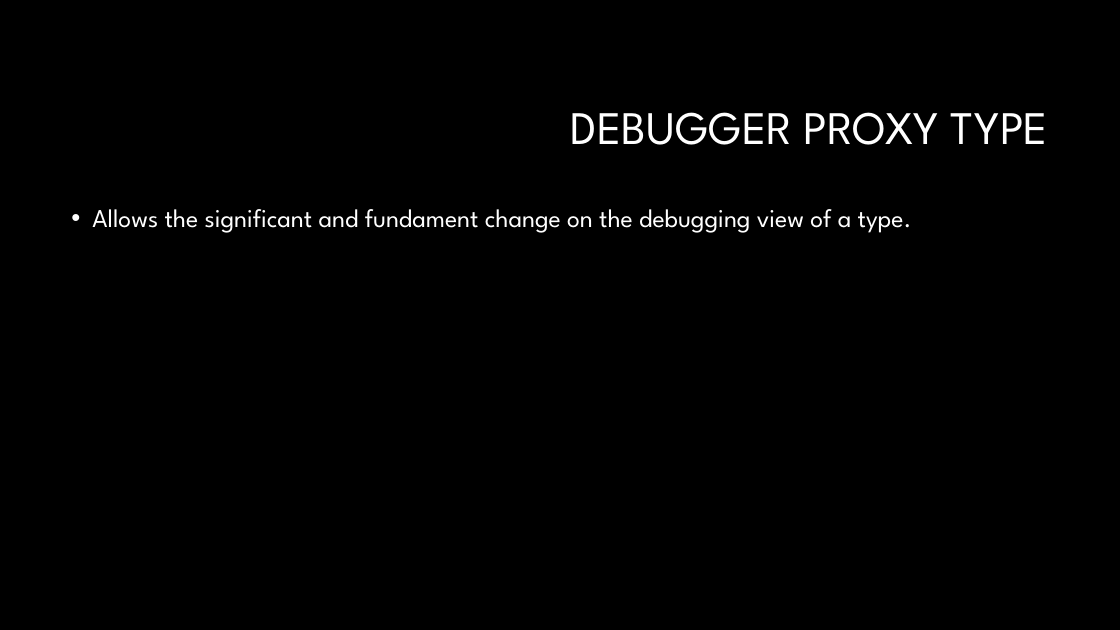
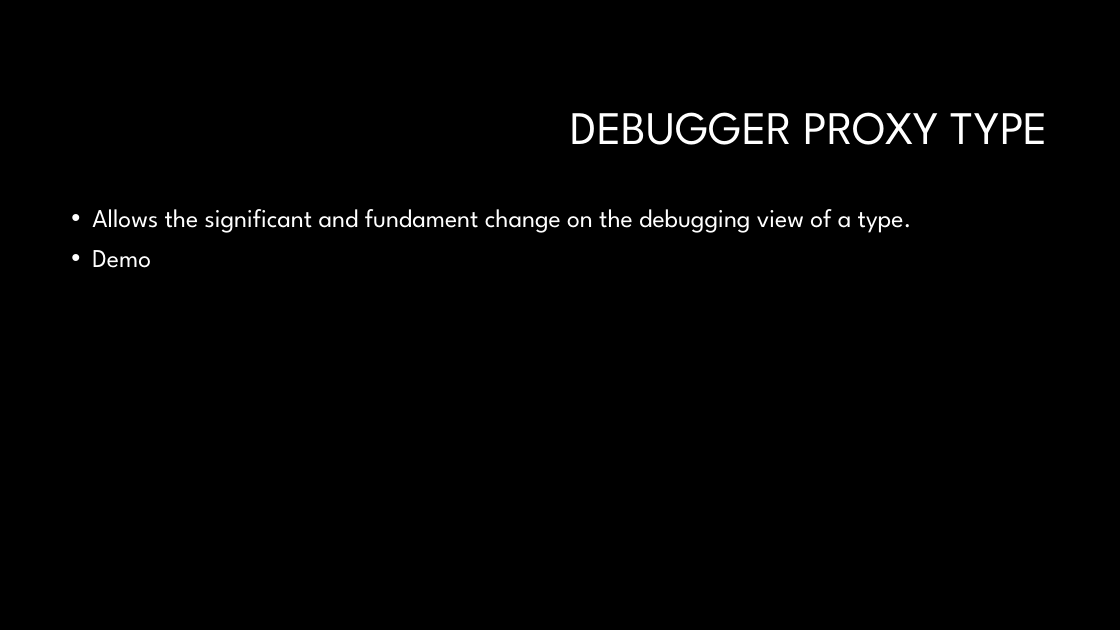
Before and after one commit to GBPhilip/Debugging, a slide deck: slide 16 of Debugging1.pptx (slide 17 before the commit). Drawn at 1120x630 pixels with LibreOffice and Linux fonts; fonts in the diff are those of the drawing; background and template pictures are left out. Boxes give left, top, right and bottom in pixels: in the first picture for what was removed or moved away, otherwise in the second. Text is boxed around its words. In the diff, an @@ line names an element or a change of style, - is before the commit and + after.

```diff
--- a/Debugging1.pptx
+++ b/Debugging1.pptx
@@ text at box(92, 250, 151, 268): paragraph added @@
+• Demo
```
Also in this commit, not shown: 10 other slides changed, 2 slides removed, 8 other files.
